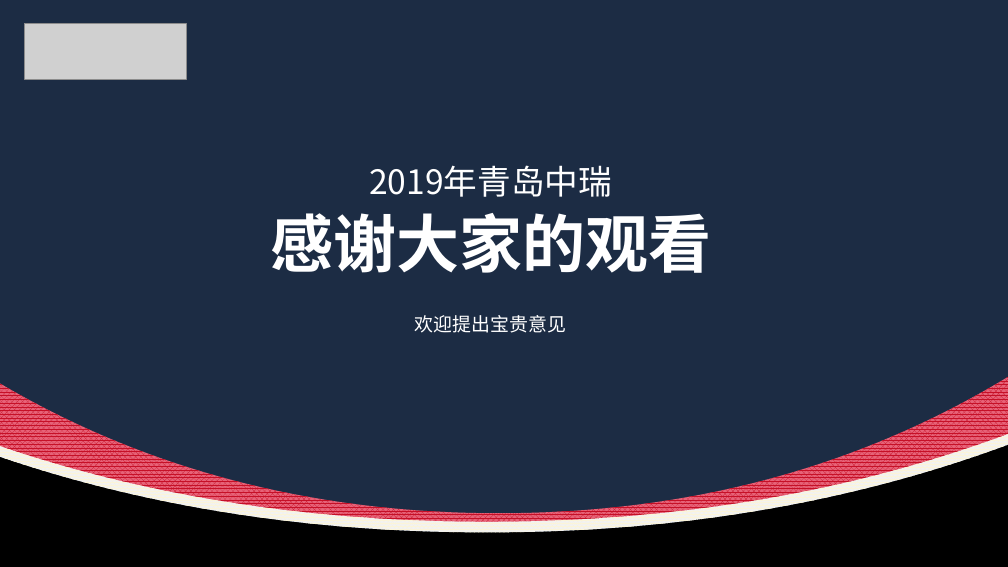
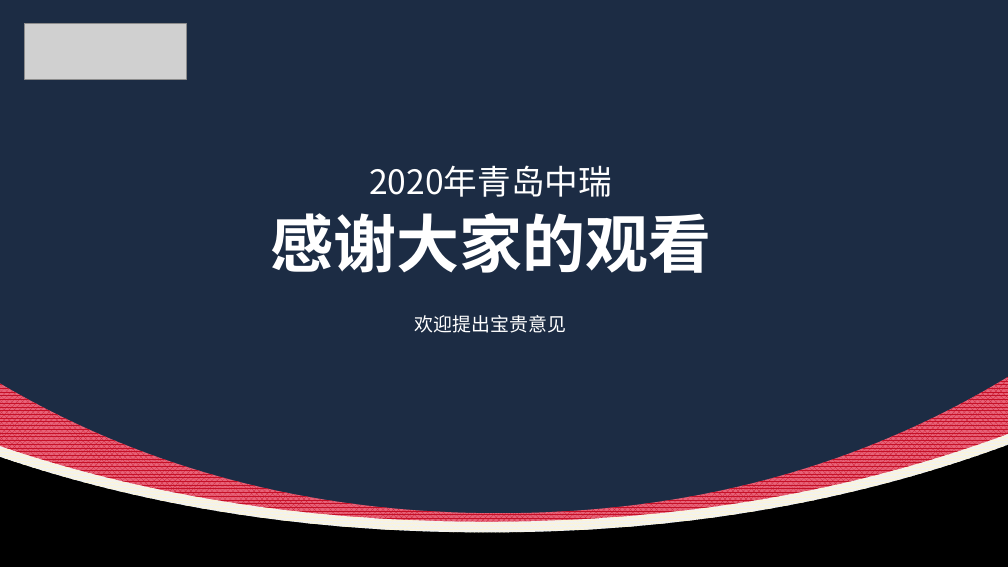
Before and after one commit to Lunzqd/codingProtocol, a slide deck: slide 18 of java开发手册知识分享-李龙.pptx (slide 14 before the commit). Drawn at 1008x567 pixels with LibreOffice and Linux fonts; fonts in the diff are those of the drawing; grey boxes stand for pictures. Boxes give left, top, right and bottom in pixels: in the first picture for what was removed or moved away, otherwise in the second. Text is boxed around its words. In the diff, an @@ line names an element or a change of style, - is before the commit and + after.

```diff
--- a/java开发手册知识分享-李龙.pptx
+++ b/java开发手册知识分享-李龙.pptx
@@ background #CCE8CF to #FFFFFF @@
@@ text at box(369, 165, 612, 197): text changed; text colour #CCE8CF to #FFFFFF @@
-2019年青岛中瑞
+2020年青岛中瑞
```
Also in this commit, not shown: 12 other slides changed, 5 slides added, 1 slide removed.
